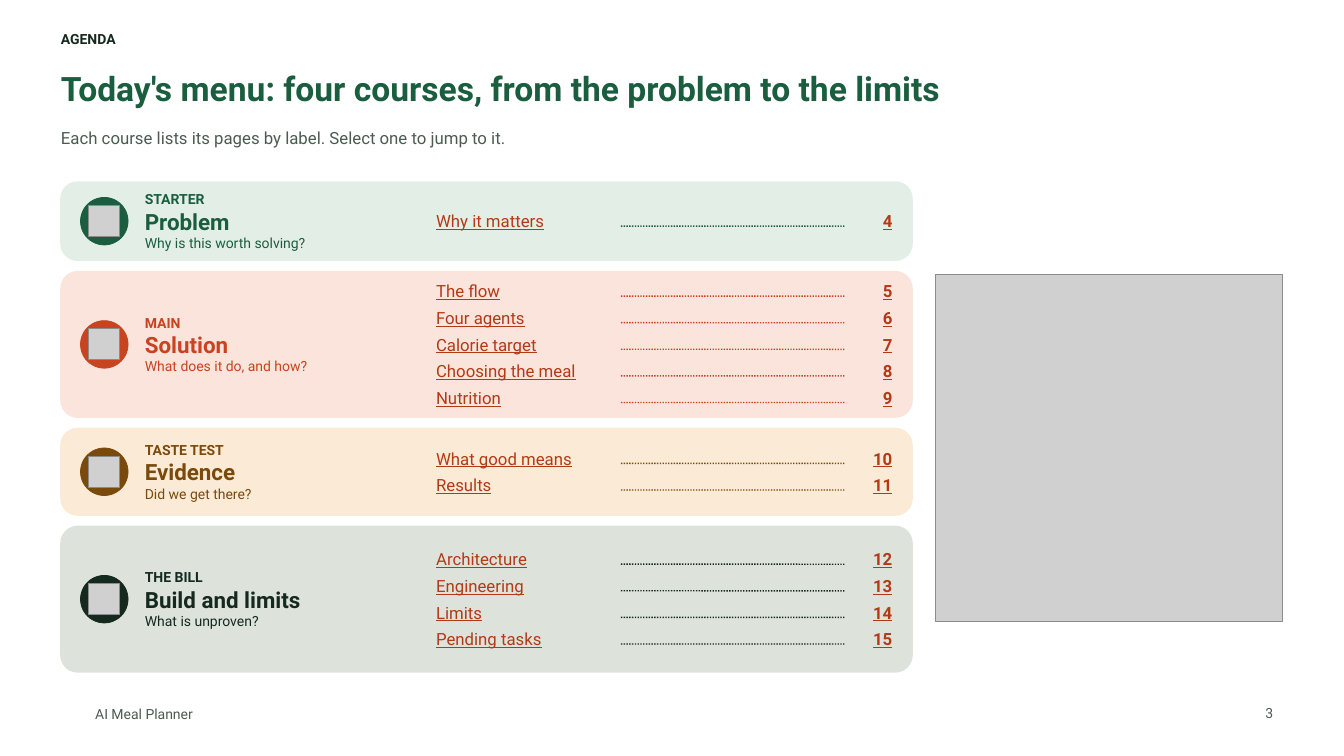
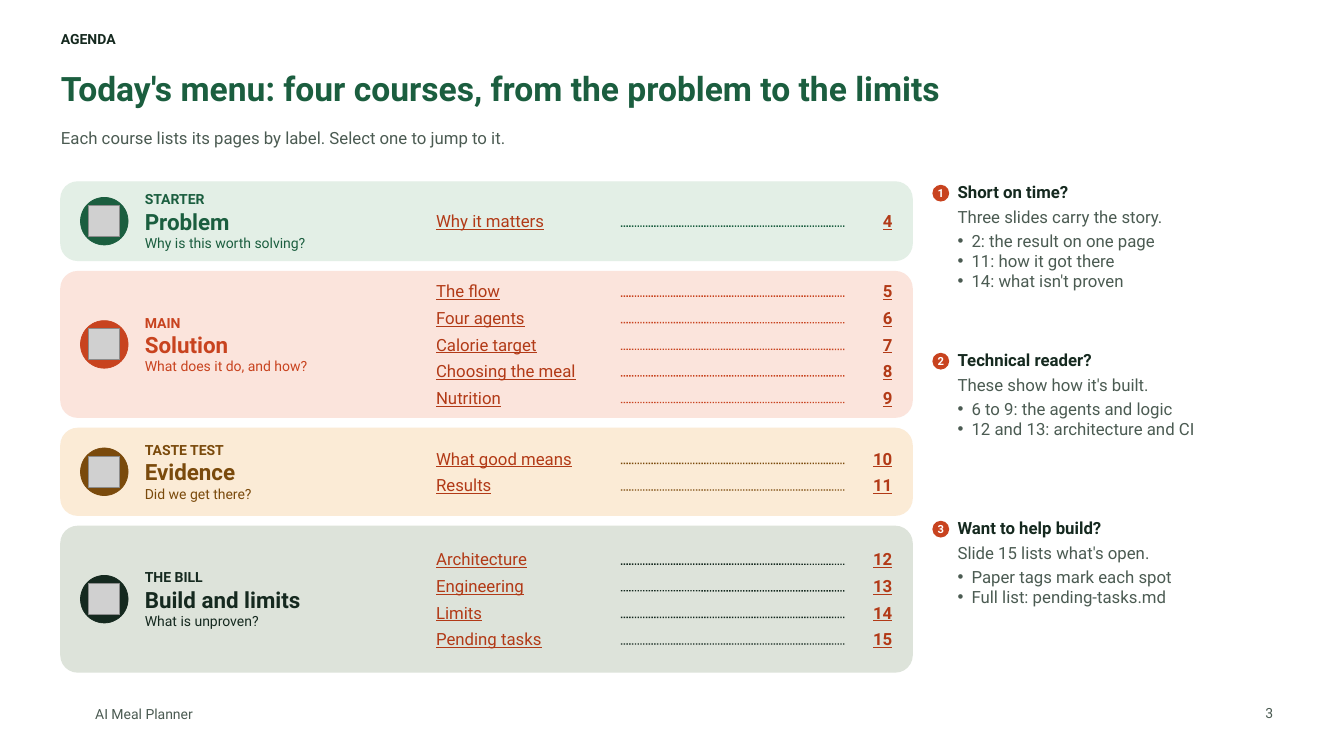
Before and after one commit to tuannm3812/ai-meal-planner, a slide deck: slide 3 of docs/showcase/ai-meal-planner-deck.pptx. Drawn at 1344x756 pixels with LibreOffice and Linux fonts; fonts in the diff are those of the drawing; grey boxes stand for pictures; background and template pictures are left out. Boxes give left, top, right and bottom in pixels: in the first picture for what was removed or moved away, otherwise in the second. Text is boxed around its words. In the diff, an @@ line names an element or a change of style, - is before the commit and + after.

```diff
--- a/docs/showcase/ai-meal-planner-deck.pptx
+++ b/docs/showcase/ai-meal-planner-deck.pptx
@@ ellipse added at [933,185,950,202], fill #C8431F, 8 pt, text #FFFFFF, bold @@
+1
@@ text added at [958,185,1163,291], 12 pt, text #4B5B52 @@
+Short on time?
+Three slides carry the story.
+• 2: the result on one page
+• 11: how it got there
+• 14: what isn't proven
@@ picture removed at [936,274,1282,621] @@
@@ ellipse added at [933,353,950,370], fill #C8431F, 8 pt, text #FFFFFF, bold @@
+2
@@ text added at [958,353,1194,435], 12 pt, text #4B5B52 @@
+Technical reader?
+These show how it's built.
+• 6 to 9: the agents and logic
+• 12 and 13: architecture and CI
@@ ellipse added at [933,521,950,538], fill #C8431F, 8 pt, text #FFFFFF, bold @@
+3
@@ text added at [958,521,1172,607], 12 pt, text #4B5B52 @@
+Want to help build?
+Slide 15 lists what's open.
+• Paper tags mark each spot
+• Full list: pending-tasks.md
```
Also in this commit, not shown: 13 other slides changed, 20 other files.
